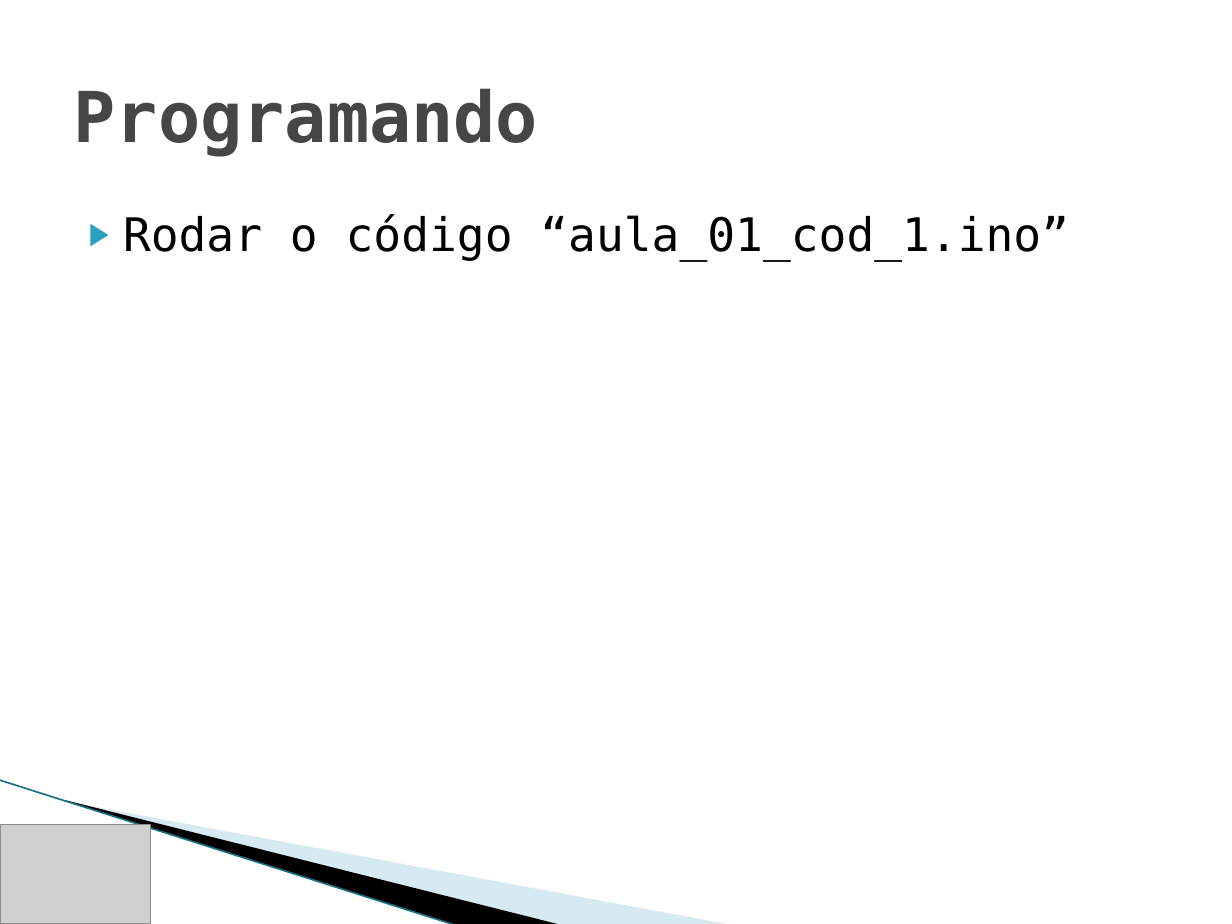
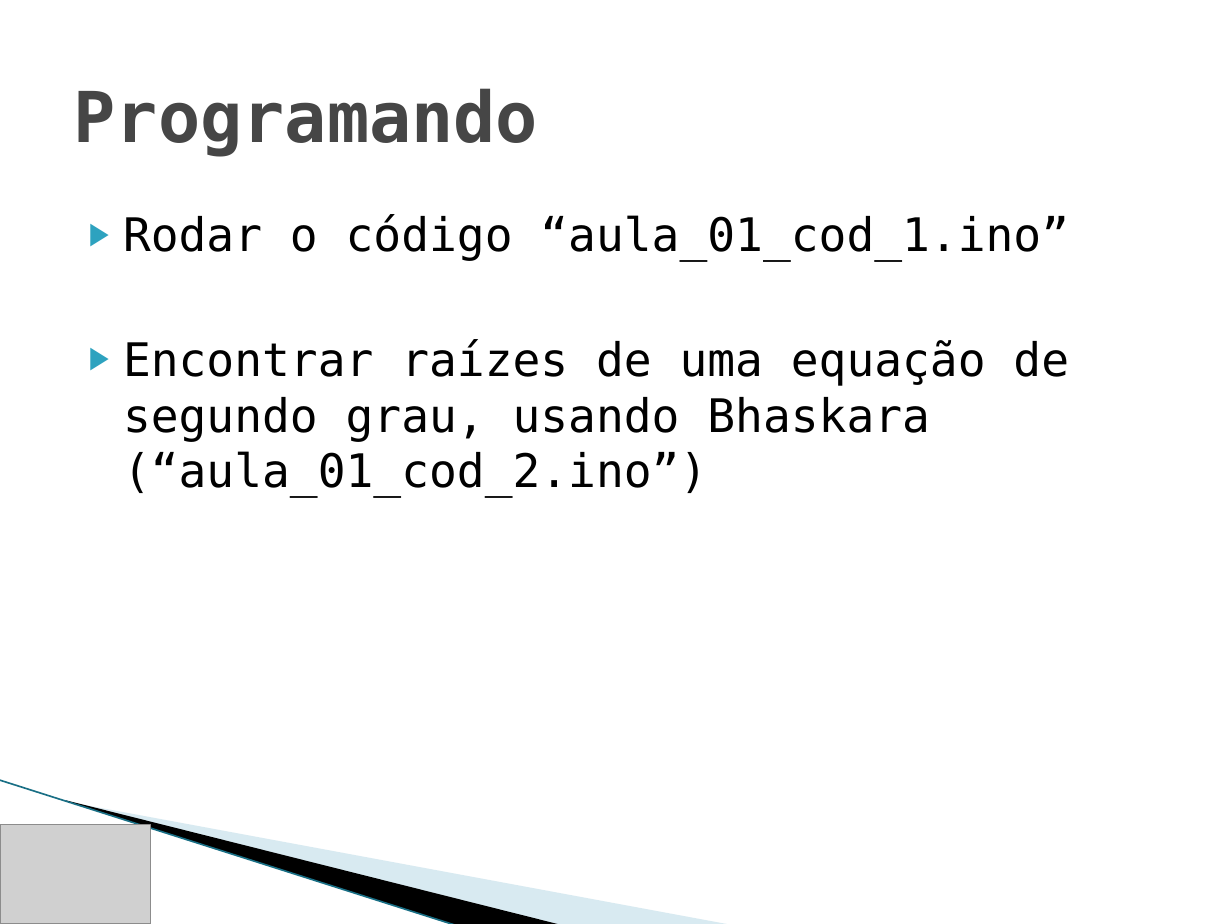
Before and after one commit to IEEE-RAS-UnB/edubot, a slide deck: slide 11 of Aula 01/Aula 01.pptx. Drawn at 1232x924 pixels with LibreOffice and Linux fonts; fonts in the diff are those of the drawing; grey boxes stand for pictures; background and template pictures are left out. Boxes give left, top, right and bottom in pixels: in the first picture for what was removed or moved away, otherwise in the second. Text is boxed around its words. In the diff, an @@ line names an element or a change of style, - is before the commit and + after.

Commit message:
Add projeto de encontrar raizes com Bhaskara

```diff
--- a/Aula 01/Aula 01.pptx
+++ b/Aula 01/Aula 01.pptx
@@ text at [123, 339, 1069, 498]: paragraph added @@
+▶ Encontrar raízes de uma equação de segundo grau, usando Bhaskara (“aula_01_cod_2.ino”)
```
Also in this commit, not shown: 2 other files.
